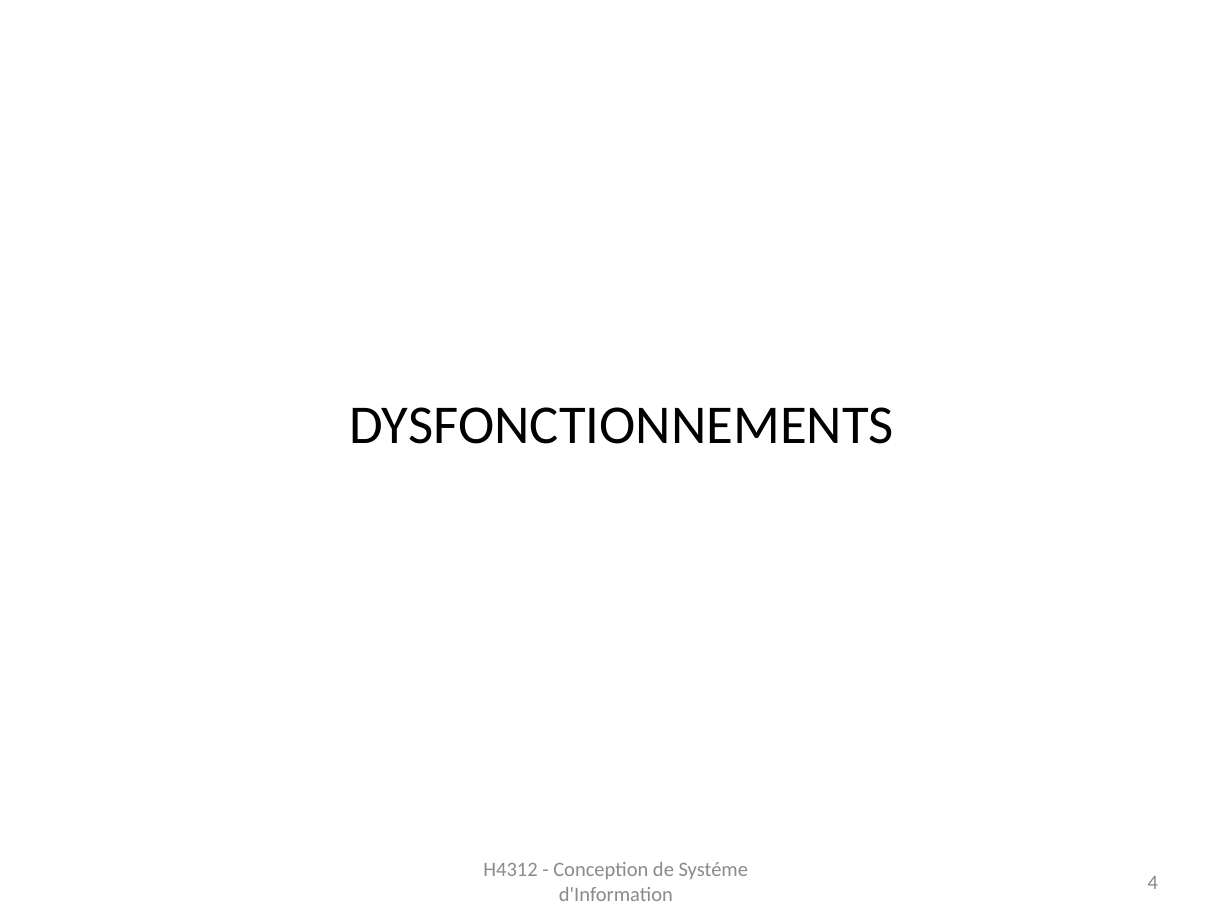
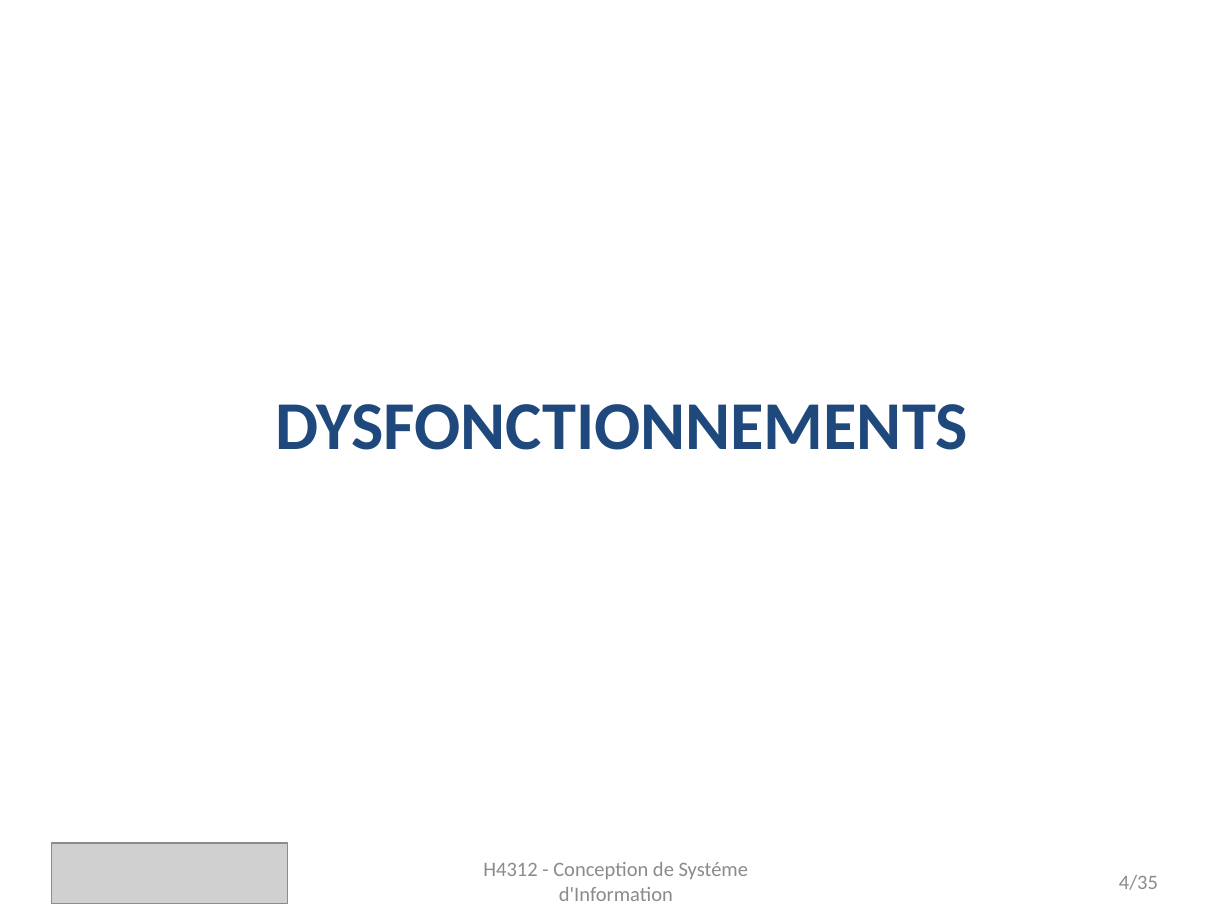
Before and after one commit to monicaGolumbeanu/GSTP, a slide deck: slide 4 of rapports/presentation/presentationFinale.pptx. Drawn at 1232x924 pixels with LibreOffice and Linux fonts; fonts in the diff are those of the drawing; grey boxes stand for pictures. Boxes give left, top, right and bottom in pixels: in the first picture for what was removed or moved away, otherwise in the second. Text is boxed around its words. In the diff, an @@ line names an element or a change of style, - is before the commit and + after.

```diff
--- a/rapports/presentation/presentationFinale.pptx
+++ b/rapports/presentation/presentationFinale.pptx
@@ title "DYSFONCTIONNEMENTS" at [276,404,968,450]: size 32 to 40 pt, text colour #000000 to #1F497D, bold on @@
@@ picture added at [52,843,288,903] @@
@@ page number at [1119,875,1158,890]: text changed @@
-4
+4/35
```
Also in this commit, not shown: 7 other slides changed, 27 slides added, 2 other files.
